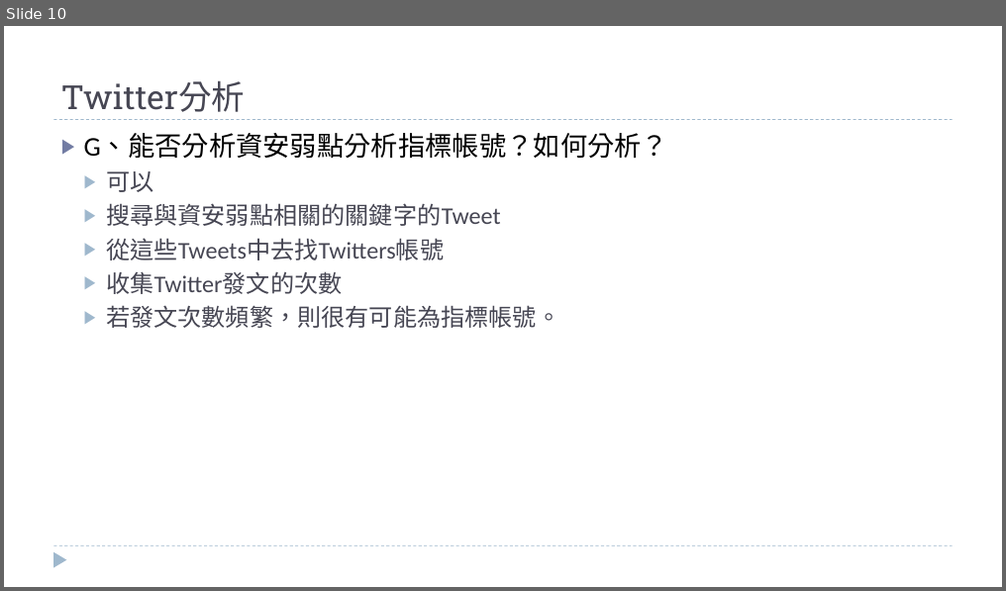
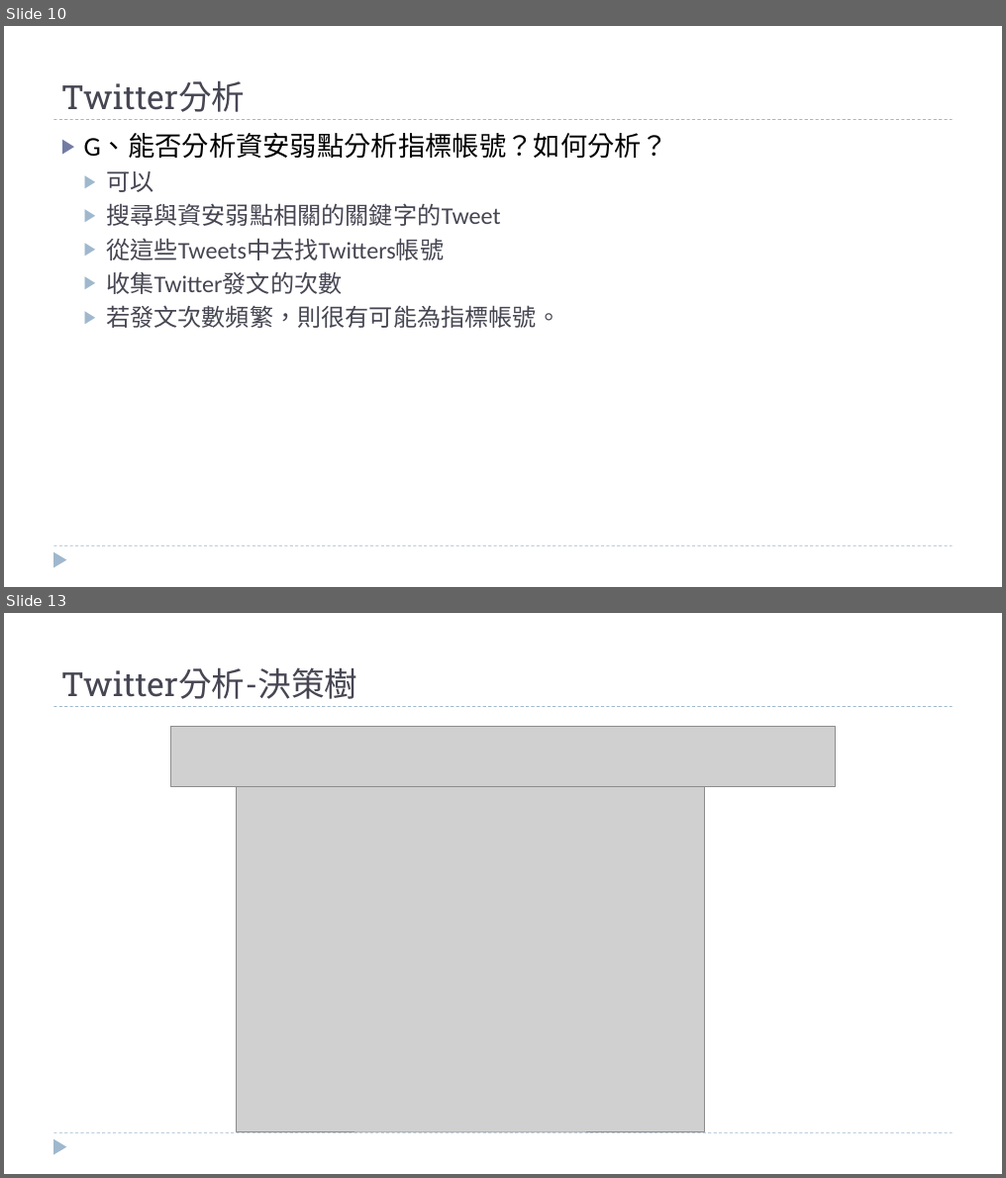
Before and after one commit to AdamXiaoEn/ntust-Social-media-HW1, a slide deck: 社群媒體分析實務.pptx. Shown one above the other, each under a label of ours: slide 10 before the commit, slides 10 and 13 after it; the slides between them are not shown. The pictures are 1006x591 and 1006x1178 pixels, drawn with LibreOffice and Linux fonts; fonts in the diff are those of the drawing; grey boxes stand for pictures. Boxes give left, top, right and bottom in pixels: in the first picture for what was removed or moved away, otherwise in the second. Text is boxed around its words. In the diff, an @@ line names an element or a change of style, - is before the commit and + after.

```diff
--- a/社群媒體分析實務.pptx
+++ b/社群媒體分析實務.pptx
@@ slide 13 added at [4, 613, 1002, 1174], background #FFFFFF; not listed: 3 template elements that a slide beside it also shows @@
@@ title added at [61, 667, 357, 699], 32 pt, text #464653 @@
+Twitter分析-決策樹
@@ picture added at [171, 727, 836, 786] @@
@@ picture added at [236, 778, 705, 1132] @@
```
Also in this commit, not shown: 2 other slides added, 1 other file.
